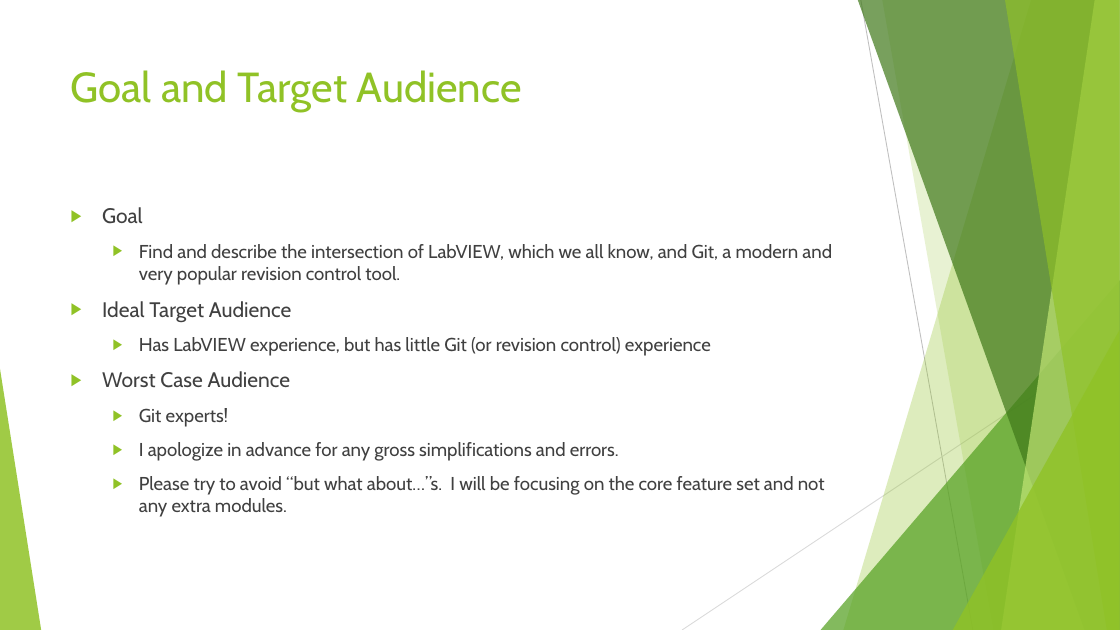
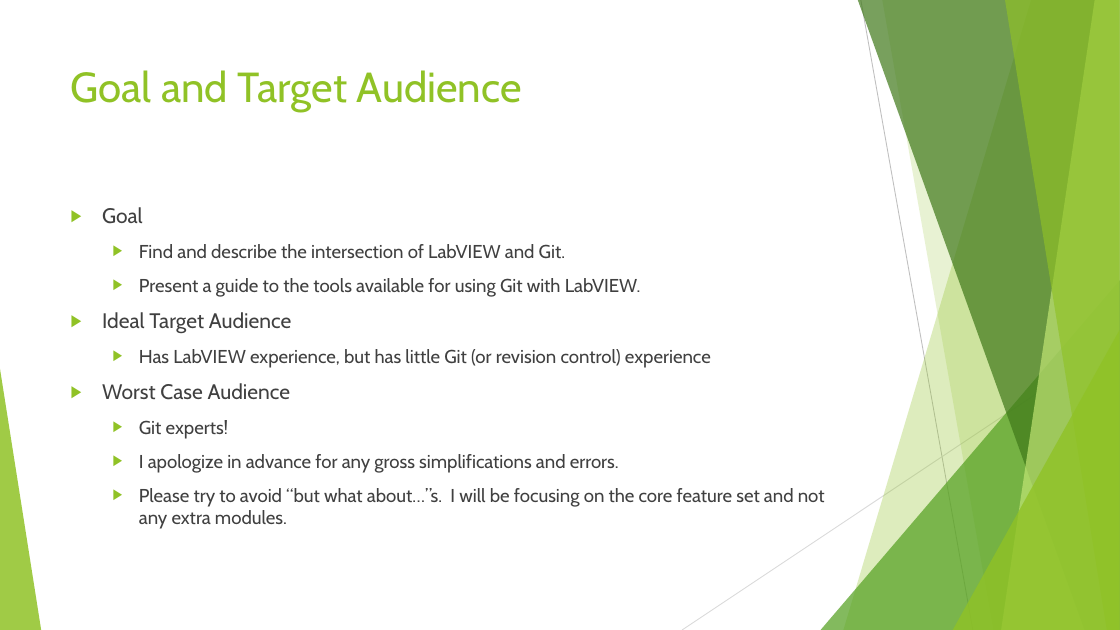
Before and after one commit to sethkaz/git-presentation, a slide deck: slide 2 of Git and LV.pptx. Drawn at 1120x630 pixels with LibreOffice and Linux fonts; fonts in the diff are those of the drawing. Boxes give left, top, right and bottom in pixels: in the first picture for what was removed or moved away, otherwise in the second. Text is boxed around its words. In the diff, an @@ line names an element or a change of style, - is before the commit and + after.

```diff
--- a/Git and LV.pptx
+++ b/Git and LV.pptx
@@ text at <box>139,244,641,297</box>: text changed @@
-  ▶ Find and describe the intersection of LabVIEW, which we all know, and Git, a modern and very popular revision control tool.
+  ▶ Find and describe the intersection of LabVIEW and Git.
+  ▶ Present a guide to the tools available for using Git with LabVIEW.
```
Also in this commit, not shown: 7 other slides changed.
